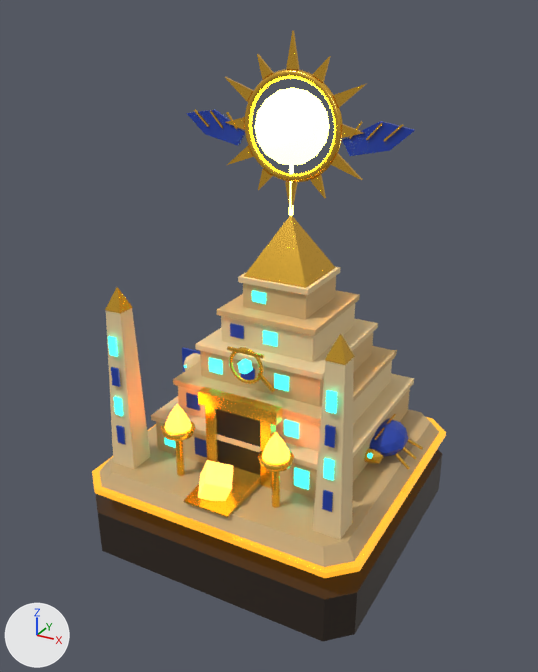
The FBX model mines20/pyramid/SunPyramidMine_Roblox.fbx, before and after one commit.
Before and after are seen from a 50 mm lens placed at (12.1, -22.7, 18.3), pointed at (0.0, -0.6, 7.3). The axes (+X, +Y, +Z) are drawn at lower left. The lights are the same throughout. The picture after the commit comes second.

In view in the first picture: 'Black', 'BrazierFlame', 'DarkStone', 'Gold', 'GoldTrim', 'Lapis', 'PaleSandstone', 'SandMarble', 'Sandstone', 'SunCore', 'SunstoneOre', 'TurquoiseGlow'.
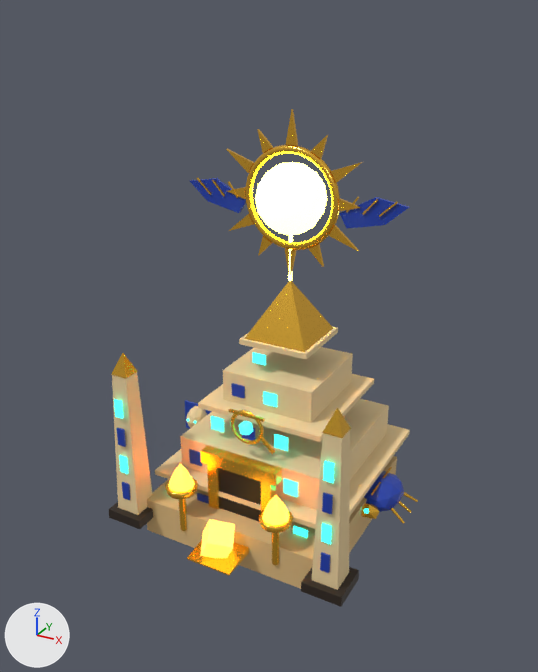
Changed parts and their boxes [x1, y1, x2, y2] in the pictures (538 x 672 px; the box of a moved part takes in the faces that stretch with it):
'PaleSandstone', moved
    before: [106, 266, 414, 540]
    after: [112, 326, 410, 590]
'Gold', moved
    before: [105, 30, 423, 518]
    after: [111, 109, 418, 576]
'DarkStone', reshaped, moved
    before: [96, 449, 442, 641]
    after: [109, 502, 359, 607]
'Sandstone', reshaped, moved
    before: [156, 276, 410, 499]
    after: [147, 456, 397, 589]
'SandMarble', deleted (brown)
    before: [99, 409, 439, 567]
'Lapis', moved
    before: [111, 109, 415, 512]
    after: [117, 178, 409, 573]
'SunCore', moved
    before: [255, 88, 329, 216]
    after: [255, 162, 327, 281]
'GoldTrim', deleted
    before: [92, 417, 446, 578]
'TurquoiseGlow', moved
    before: [108, 291, 373, 489]
    after: [114, 352, 369, 544]
'BrazierFlame', moved
    before: [165, 405, 290, 464]
    after: [169, 464, 289, 525]
part 1 of me_base_slab_002, moved or reshaped (not visible before)
    after: [109, 502, 153, 529]
part 2 of me_base_slab_002, deleted
    before: [96, 449, 442, 641]
part 3 of me_tier_1_002, moved or reshaped (not visible afterwards)
    before: [173, 346, 397, 424]
part 4 of me_tier_1_002, moved or reshaped (not visible afterwards)
    before: [200, 333, 373, 407]
part 5 of me_tier_1_002, moved or reshaped (not visible afterwards)
    before: [217, 290, 360, 336]
part 6 of me_tier_1_002, moved or reshaped (not visible afterwards)
    before: [243, 276, 336, 320]

What the commit changed:
me_tier_1_002 is used by ob_sandstone; location (0.0, 1.0, 3.25).
me_tier_1_002 had 140 vertices, 244 faces and spanned x -4.75..3.8, y -3.8..3.8, z -0.8..6.0.
me_tier_1_002 now has 140 vertices, 250 faces and spans x -3.8..3.8, y -3.8..3.8, z -0.85..0.84.
me_tier_1_002 part 3: the loose piece of 8 vertices spanning x -3.27..3.27, y -3.27..3.27, z 1.97..2.18 is moved by (0.0, 0.0, -2.07).
me_tier_1_002 part 4: the loose piece of 8 vertices spanning x -2.5..2.5, y -2.5..2.5, z 2.15..3.5 is moved by (0.0, 0.0, -2.83).
me_tier_1_002 part 5: the loose piece of 8 vertices spanning x -2.02..2.02, y -2.02..2.02, z 4.62..4.83 is moved by (0.0, 0.0, -4.73).
me_tier_1_002 part 6: the loose piece of 8 vertices spanning x -1.3..1.3, y -1.3..1.3, z 4.8..6.0 is moved by (0.0, 0.0, -5.4).
Other edits to the shape of me_tier_1_002 do not show in these pictures.
me_base_slab_002 is used by ob_darkstone; location (0.0, 0.0, 0.0).
me_base_slab_002 had 32 vertices, 52 faces and spanned x -5.5..5.5, y -5.5..5.5, z -0.9..0.9.
me_base_slab_002 now has 16 vertices, 24 faces and spans x -9.15..0.75, y -0.75..0.75, z -0.2..0.2.
me_base_slab_002 part 1: the loose piece of 8 vertices spanning x -0.75..0.75, y -0.75..0.75, z -0.2..0.2 is moved by (-8.4, 0.0, 0.0).
me_base_slab_002 part 2: the loose piece of 16 vertices spanning x -5.5..5.5, y -5.5..5.5, z -0.9..0.9 is deleted.
Object 'Sandstone' (ob_sandstone) moves from (0.0, 1.0, 3.25) to (0.0, 0.0, 0.0).
Object 'Lapis' (ob_lapis) moves from (-1.7, -2.83, 3.2) to (-1.7, -2.83, 0.7).
Object 'SandMarble' (ob_sandmarble) is deleted.
Object 'DarkStone' (ob_darkstone) moves from (0.0, 0.0, 0.0) to (4.2, -3.9, 0.2).
Object 'TurquoiseGlow' (ob_turquoiseglow) moves from (-3.1, -2.83, 3.2) to (-3.1, -2.83, 0.7).
Object 'GoldTrim' (ob_goldtrim) is deleted.
Object 'SunCore' (ob_suncore) moves from (0.0, 1.0, 14.55) to (0.0, 1.0, 12.05).
Object 'PaleSandstone' (ob_palesandstone) moves from (0.0, 1.0, 3.92) to (0.0, 1.0, 1.43).
Object 'BrazierFlame' (ob_brazierflame) moves from (2.0, -3.8, 4.94) to (2.0, -3.8, 2.44).
Object 'Gold' (ob_gold) moves from (0.0, 1.0, 10.35) to (0.0, 1.0, 7.85).
